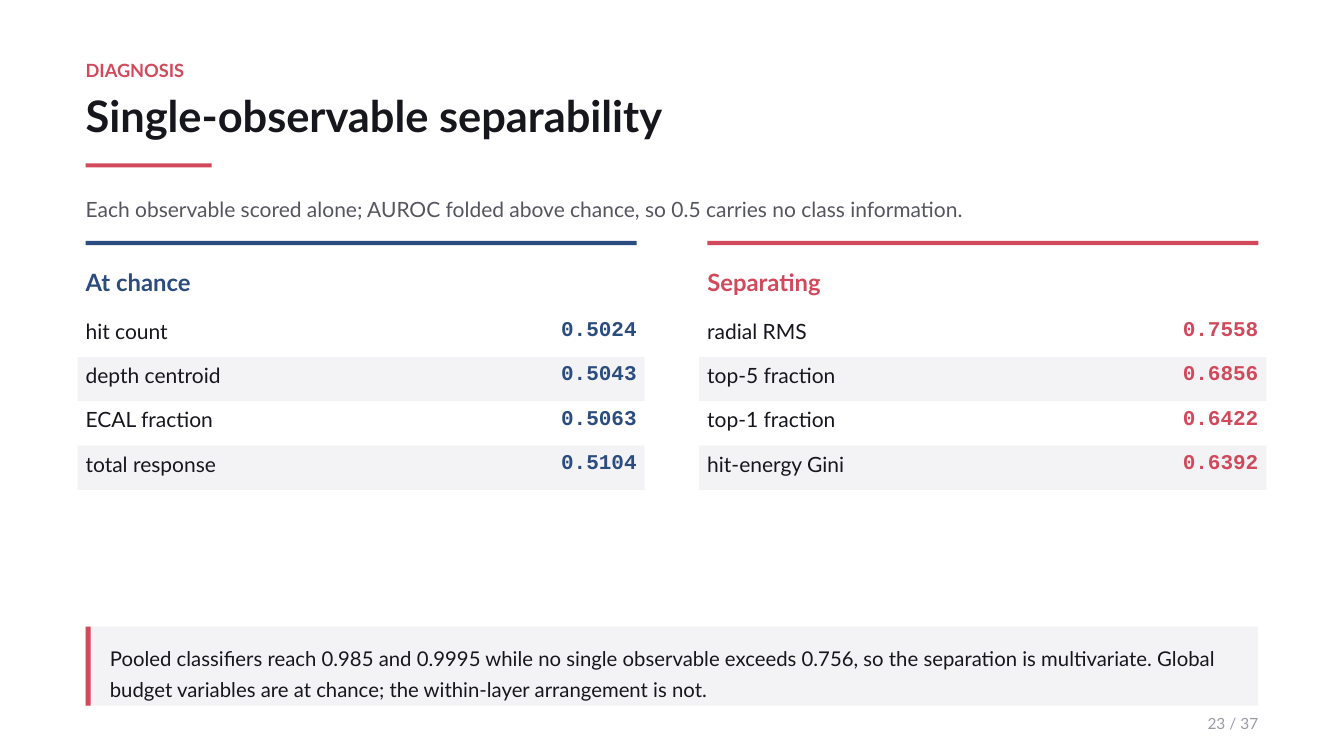
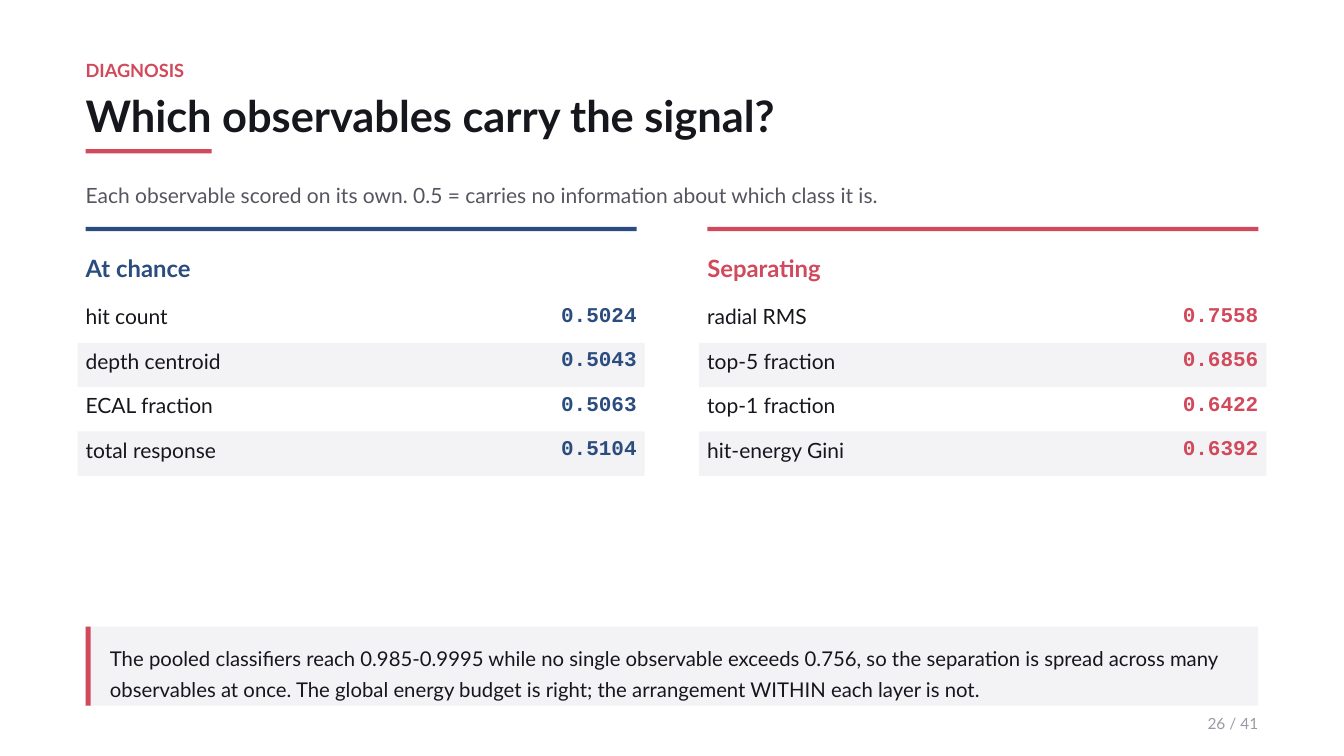
Before and after one commit to JulianAttemptsCoding/Fast-MC-CBSC, a slide deck: slide 26 of exhibition/c2st_20260728/CBSC_ZDC_FastMC_overview.pptx (slide 23 before the commit). Drawn at 1344x756 pixels with LibreOffice and Linux fonts; fonts in the diff are those of the drawing. Boxes give left, top, right and bottom in pixels: in the first picture for what was removed or moved away, otherwise in the second. Text is boxed around its words. In the diff, an @@ line names an element or a change of style, - is before the commit and + after.

```diff
--- a/exhibition/c2st_20260728/CBSC_ZDC_FastMC_overview.pptx
+++ b/exhibition/c2st_20260728/CBSC_ZDC_FastMC_overview.pptx
@@ text at [86, 99, 774, 140]: text changed @@
-Single-observable separability
+Which observables carry the signal?
@@ text at [86, 187, 877, 203]: text changed @@
-Each observable scored alone; AUROC folded above chance, so 0.5 carries no class information.
+Each observable scored on its own. 0.5 = carries no information about which class it is.
@@ 18 texts, 7 rectangles: place and size @@
-18 texts, 7 rectangles at [78, 163, 1267, 490]
+18 texts, 7 rectangles at [78, 149, 1267, 476]
@@ text at [110, 651, 1218, 701]: text changed @@
-Pooled classifiers reach 0.985 and 0.9995 while no single observable exceeds 0.756, so the separation is multivariate. Global budget variables are at chance; the within-layer arrangement is not.
+The pooled classifiers reach 0.985-0.9995 while no single observable exceeds 0.756, so the separation is spread across many observables at once. The global energy budget is right; the arrangement WITHIN each layer is not.
@@ text at [1208, 718, 1258, 729]: text changed @@
-23 / 37
+26 / 41
```
Also in this commit, not shown: 18 other slides changed, 22 slides added, 18 slides removed, 12 other files.
